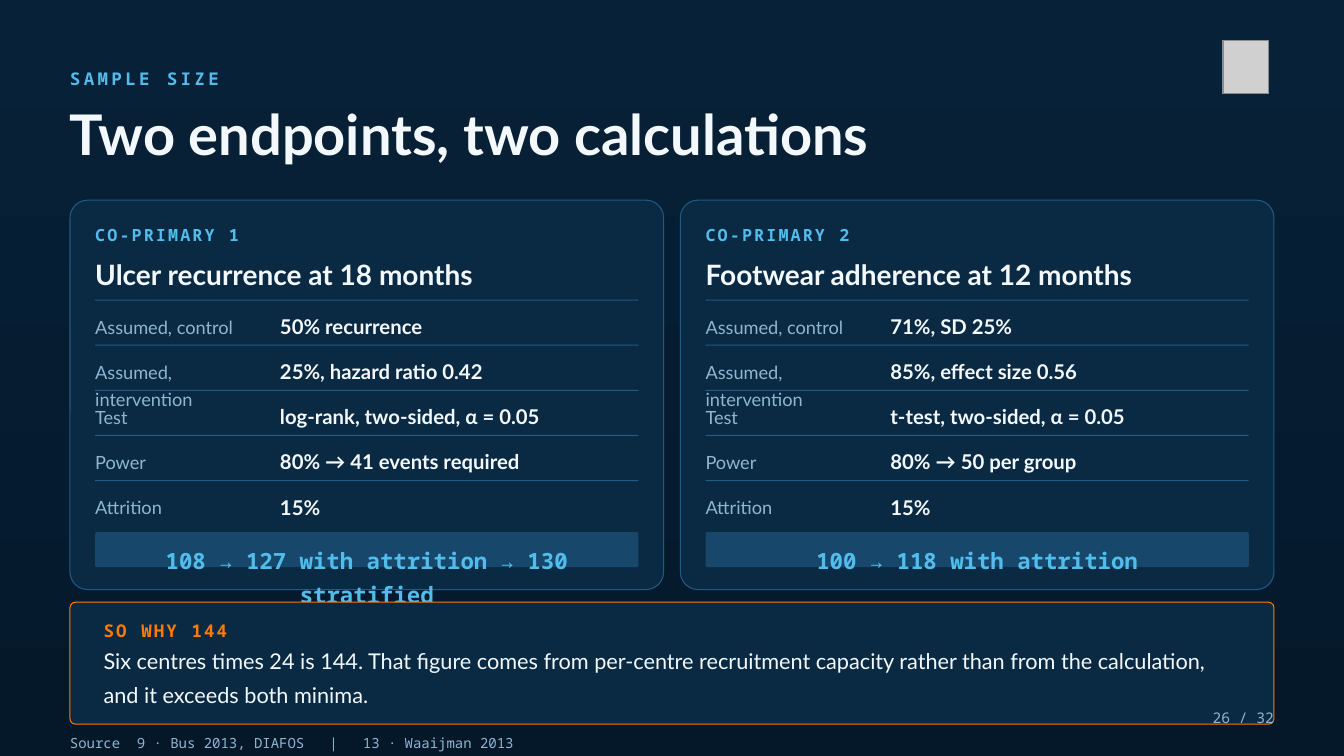
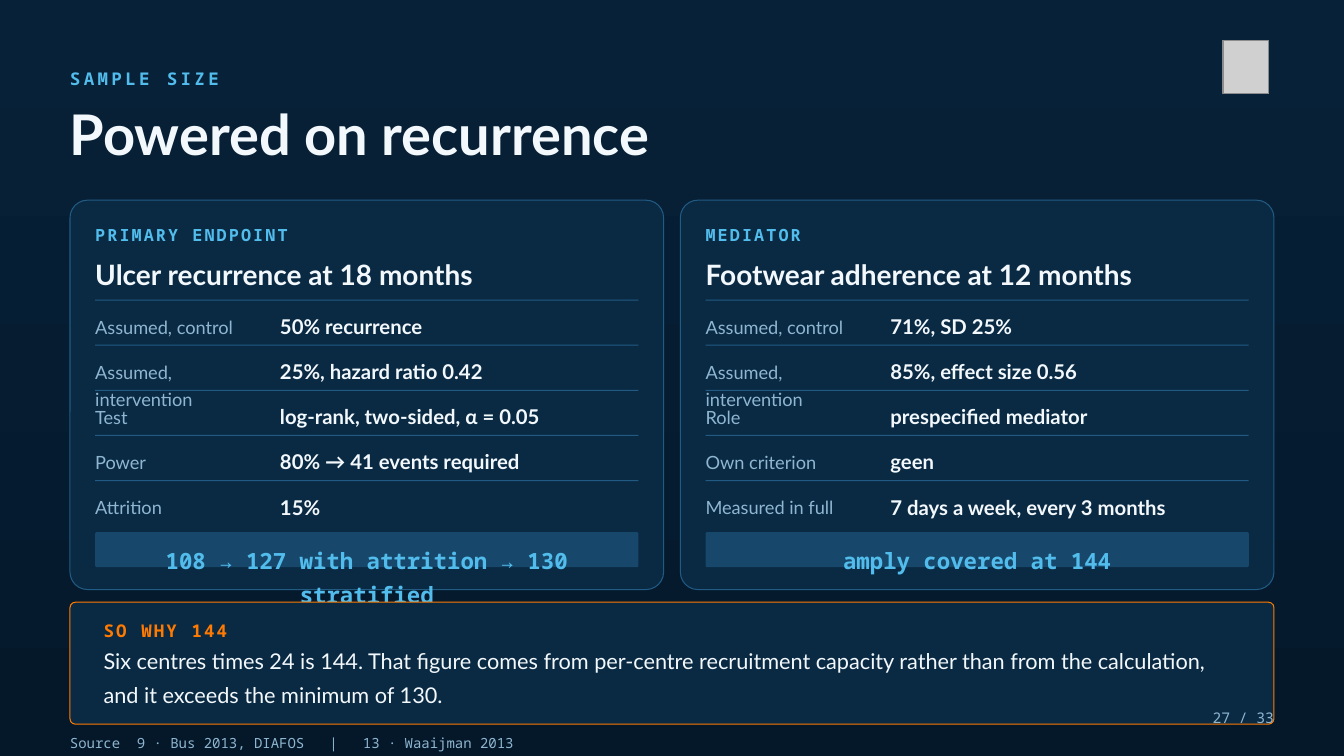
Before and after one commit to Dellfs/paradise-project, a slide deck: slide 27 of PARADISE_presentatie/PARADISE_congres.pptx (slide 26 before the commit). Drawn at 1344x756 pixels with LibreOffice and Linux fonts; fonts in the diff are those of the drawing; grey boxes stand for pictures. Boxes give left, top, right and bottom in pixels: in the first picture for what was removed or moved away, otherwise in the second. Text is boxed around its words. In the diff, an @@ line names an element or a change of style, - is before the commit and + after.

```diff
--- a/PARADISE_presentatie/PARADISE_congres.pptx
+++ b/PARADISE_presentatie/PARADISE_congres.pptx
@@ text at [70,113,649,156]: text changed @@
-Two endpoints, two calculations
+Powered on recurrence
@@ text at [95,229,287,241]: text changed @@
-CO-PRIMARY 1
+PRIMARY ENDPOINT
@@ text at [706,229,801,241]: text changed @@
-CO-PRIMARY 2
+MEDIATOR
@@ text at [706,410,741,424]: text changed @@
-Test
+Role
@@ text at [890,409,1087,428]: text changed @@
-t-test, two-sided, α = 0.05
+prespecified mediator
@@ text at [706,456,816,469]: text changed @@
-Power
+Own criterion
@@ text at [890,458,934,473]: text changed @@
-80% → 50 per group
+geen
@@ text at [706,500,833,514]: text changed @@
-Attrition
+Measured in full
@@ text at [890,500,1166,519]: text changed @@
-15%
+7 days a week, every 3 months
@@ text at [843,552,1111,574]: text changed @@
-100 → 118 with attrition
+amply covered at 144
@@ text at [104,653,1205,703]: text changed @@
-Six centres times 24 is 144. That figure comes from per-centre recruitment capacity rather than from the calculation, and it exceeds both minima.
+Six centres times 24 is 144. That figure comes from per-centre recruitment capacity rather than from the calculation, and it exceeds the minimum of 130.
@@ text at [1213,710,1274,725]: text changed @@
-26 / 32
+27 / 33
```
Also in this commit, not shown: 29 other slides changed, 2 slides added, 1 slide removed, 25 other files.
